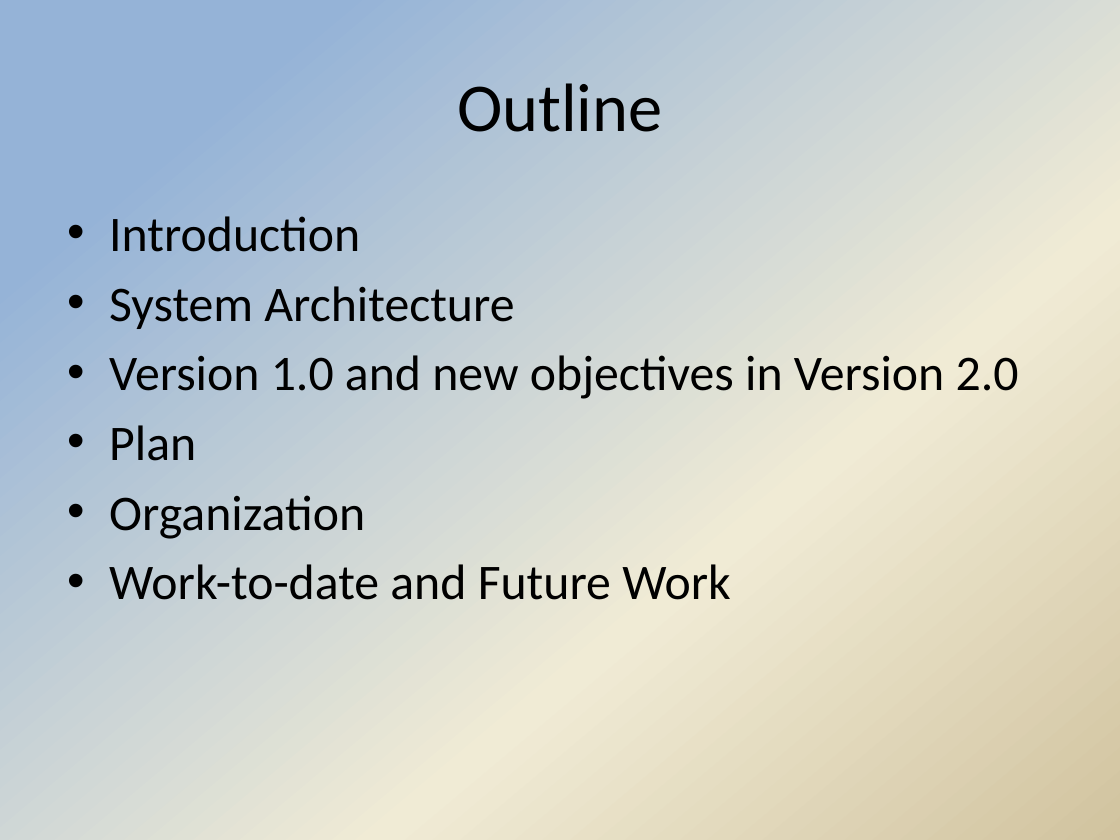
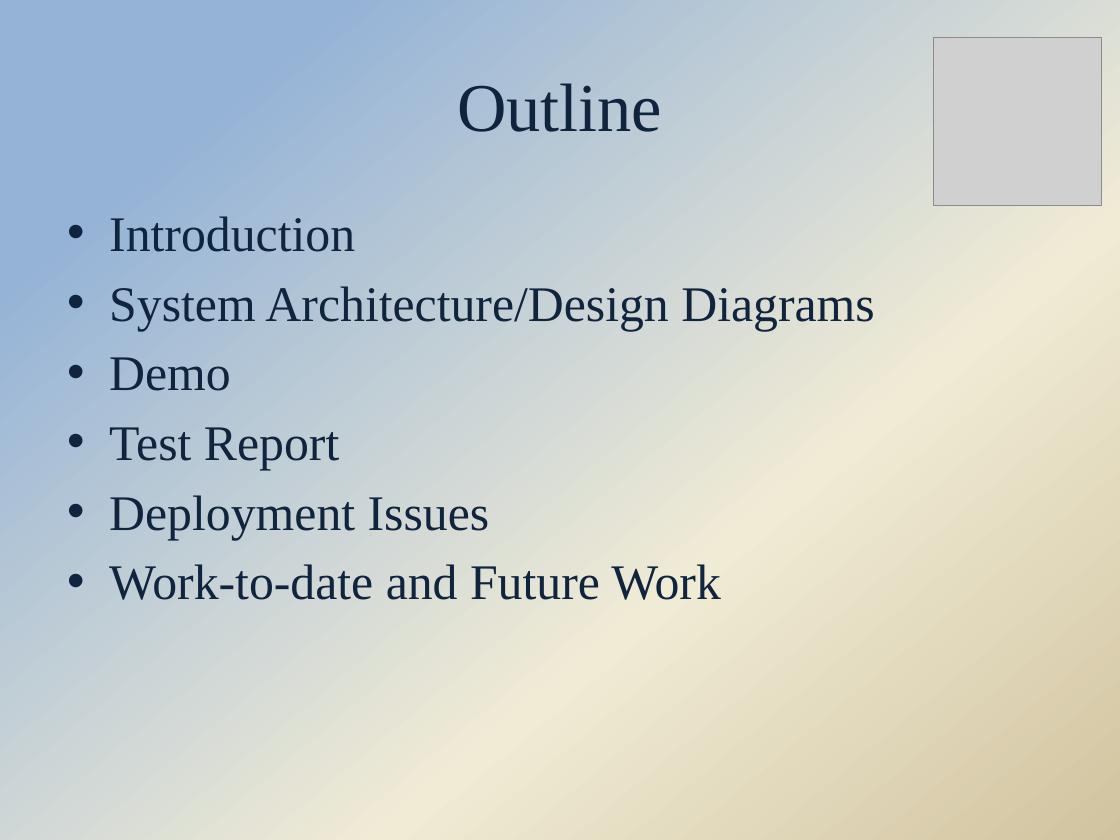
Before and after one commit to Hdtran89/ImageProcessing, a slide deck: slide 2 of A Team Documents/Final presentation.pptx. Drawn at 1120x840 pixels with LibreOffice and Linux fonts; fonts in the diff are those of the drawing; grey boxes stand for pictures; background and template pictures are left out. Boxes give left, top, right and bottom in pixels: in the first picture for what was removed or moved away, otherwise in the second. Text is boxed around its words. In the diff, an @@ line names an element or a change of style, - is before the commit and + after.

```diff
--- a/A Team Documents/Final presentation.pptx
+++ b/A Team Documents/Final presentation.pptx
@@ title "Outline" at bbox=[457, 83, 662, 132]: font Calibri to Times New Roman, text colour #000000 to #0F243E @@
@@ picture added at bbox=[933, 37, 1101, 205] @@
@@ text at bbox=[109, 216, 720, 600]: font Calibri to Times New Roman, text colour #000000 to #0F243E in "Introduction", "Work-to-date and Future Work" @@
@@ text at bbox=[109, 286, 875, 540]: text changed; font Calibri to Times New Roman; text colour #000000 to #0F243E @@
-• System Architecture
-• Version 1.0 and new objectives in Version 2.0
-• Plan
-• Organization
+• System Architecture/Design Diagrams
+• Demo
+• Test Report
+• Deployment Issues
```
Also in this commit, not shown: 13 other slides changed, 9 slides added, 1 slide removed.
